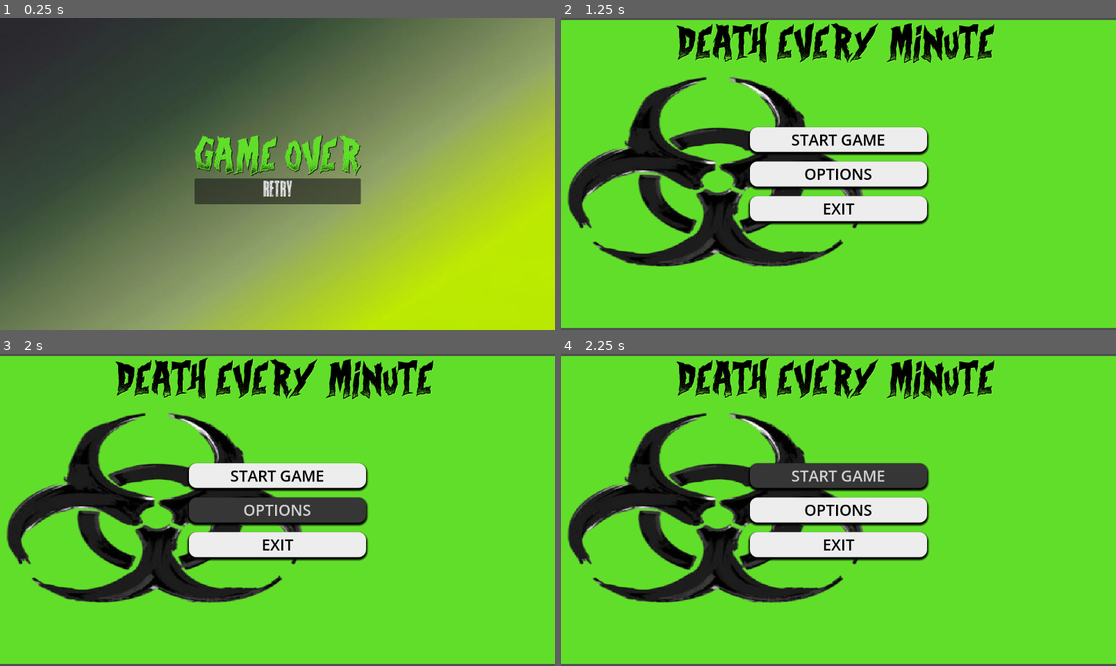
Above: before the commit, frames 1-4 (two rows, left to right).
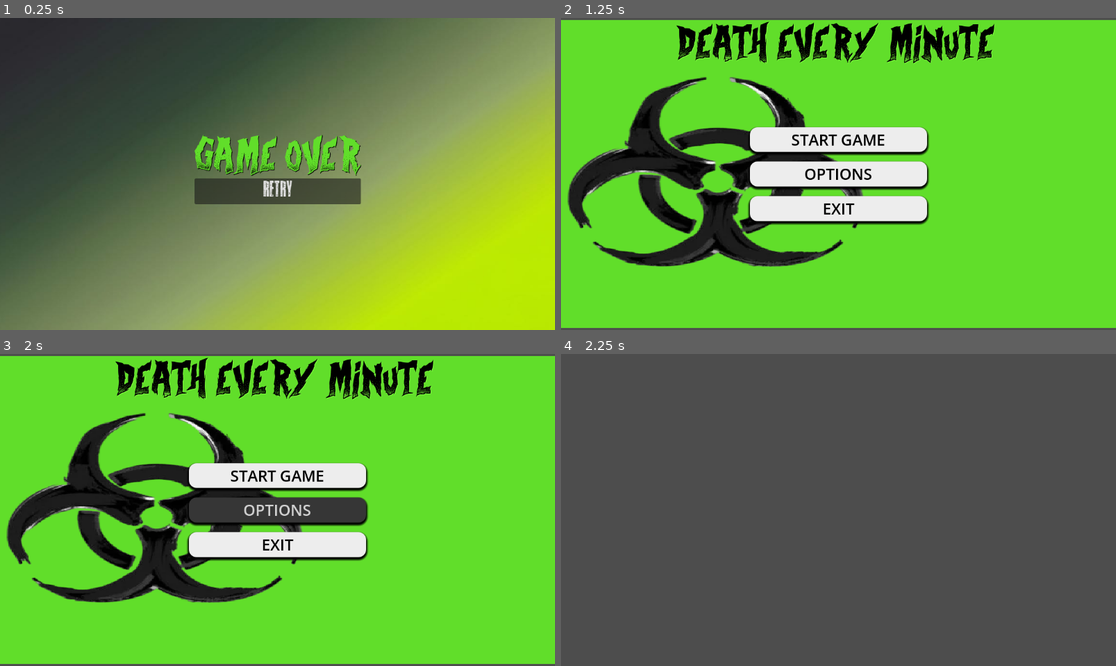
Above: after the commit, the same moments.

Repository: strixconn-ops/GMTK-26-
Game: Godot game, scene res://scenes/game_over.tscn
Same seed, same stepped clock (60 frames per second), same inputs: the game is played once before the commit and once after it.
Inputs:
- Up to frame 1 (0.25 s): no input
- Up to frame 2 (1.25 s): click "Retry" at 0.5 s
- Up to frame 3 (2 s): click "OPTIONS" at 1.25 s
- Up to frame 4 (2.25 s): click "START GAME" at 2 s

Frames 1-3 are identical in both runs. In frame 4, 96% of the frame differs, in the area x 0-100%, y 0-100%.

Commit message:
added game manager, round manager, spawn manager

Diff:
--- a/death-every-minute/scenes/game_manager.tscn
+++ b/death-every-minute/scenes/game_manager.tscn
@@ -1,3 +1,7 @@
 [gd_scene format=3 uid="uid://dqtb4hswvn7xn"]
 
-[node name="Node2D" type="Node2D" unique_id=571520502]
+[ext_resource type="PackedScene" uid="uid://s3fwqr84oti" path="res://scenes/upgrade_manager.tscn" id="1_hwd4i"]
+
+[node name="round timer" type="Timer" unique_id=1528260351]
+
+[node name="UpgradeMenu" parent="." unique_id=2131040229 instance=ExtResource("1_hwd4i")]
--- a/death-every-minute/scenes/main_menu.tscn
+++ b/death-every-minute/scenes/main_menu.tscn
@@ -1,5 +1,6 @@
 [gd_scene format=3 uid="uid://cyaq4wlw2uom8"]
 
+[ext_resource type="Script" uid="uid://x0nbffgc063s" path="res://scripts/main_menu.gd" id="1_bqqt6"]
 [ext_resource type="FontFile" uid="uid://dfyiikwxllxi1" path="res://sprites and fonts/Curse of the Zombie.ttf" id="1_ekxnf"]
 [ext_resource type="Texture2D" uid="uid://d20fmiwwhlq8o" path="res://download-Photoroom.png" id="2_ekxnf"]
 
@@ -49,6 +50,7 @@
 anchor_bottom = 0.5
 grow_horizontal = 2
 grow_vertical = 2
+script = ExtResource("1_bqqt6")
 
 [node name="ColorRect" type="ColorRect" parent="." unique_id=1282313626]
 layout_mode = 1
--- a/death-every-minute/scenes/round_manager.tscn
+++ b/death-every-minute/scenes/round_manager.tscn
@@ -1,3 +1,6 @@
 [gd_scene format=3 uid="uid://cmgjv0ywwggfg"]
 
-[node name="Node2D" type="Node2D" unique_id=466358943]
+[ext_resource type="Script" uid="uid://bg1try3oh3evw" path="res://scripts/round_manager.gd" id="1_d0bj1"]
+
+[node name="round timer" type="Timer" unique_id=1615673347]
+script = ExtResource("1_d0bj1")
--- /dev/null
+++ b/death-every-minute/scenes/spawn_timer.tscn
@@ -0,0 +1,6 @@
+[gd_scene format=3 uid="uid://blu4r1361pmx6"]
+
+[ext_resource type="Script" uid="uid://0cs60anplonu" path="res://scripts/enemy_spawner.gd" id="1_ophw7"]
+
+[node name="spawn timer" type="Timer" unique_id=1112280668]
+script = ExtResource("1_ophw7")
--- /dev/null
+++ b/death-every-minute/scripts/main_menu.gd
@@ -0,0 +1,29 @@
+extends Control
+
+# Grab references to your three buttons using their exact paths
+@onready var start_button = $VBoxContainer/Button
+@onready var options_button = $VBoxContainer/Button2
+@onready var quit_button = $VBoxContainer/Button3
+
+func _ready():
+	# Make sure the mouse is visible so the player can click the buttons
+	Input.mouse_mode = Input.MOUSE_MODE_VISIBLE
+
+	# Connect the buttons' "pressed" signals to the custom functions below
+	start_button.pressed.connect(_on_start_pressed)
+	options_button.pressed.connect(_on_options_pressed)
+	quit_button.pressed.connect(_on_quit_pressed)
+
+func _on_start_pressed():
+	# This loads your actual game.
+	# Looking at your FileSystem, "game_manager.tscn" seems like the main game controller.
+	# If your main level is a different file, just update the path inside the quotes!
+	get_tree().change_scene_to_file("res://scenes/game_manager.tscn")
+
+func _on_options_pressed():
+	# You can add logic here later to show an options menu or settings CanvasLayer
+	print("Options button clicked! (Menu not built yet)")
+
+func _on_quit_pressed():
+	# This instantly closes the game application
+	get_tree().quit()
Renamed: death-every-minute/scenes/upgrade.tscn -> death-every-minute/scenes/upgrade_manager.tscn
Not shown, added: death-every-minute/scripts/main_menu.gd.uid
